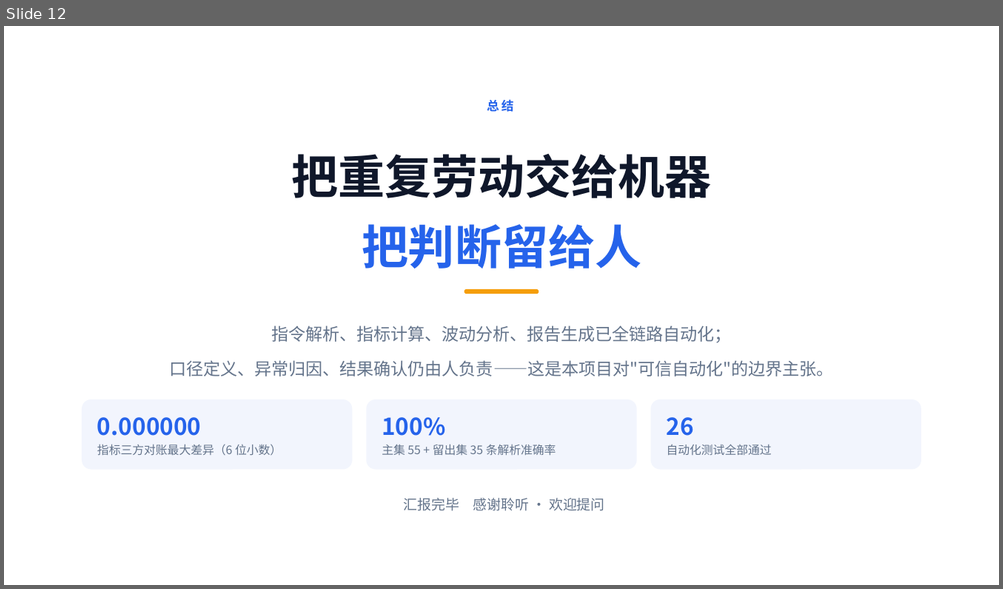
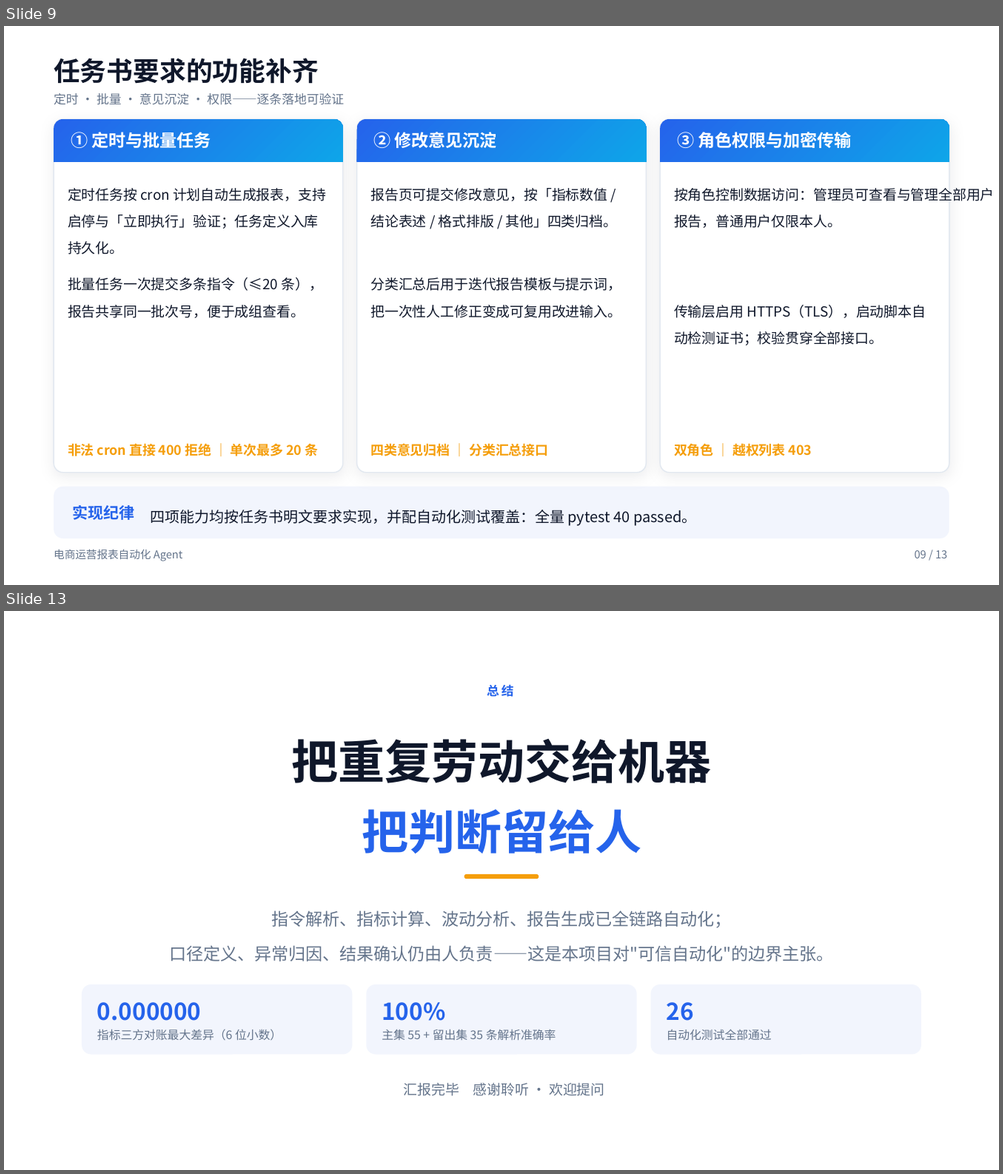
Before and after one commit to KakA82888/dev_master, a slide deck: deliver/电商运营报表自动化Agent/03.ppt/电商运营报表自动化Agent.pptx. Shown one above the other, each under a label of ours: slide 12 before the commit, slides 9 and 13 after it; the slides between them are not shown. The pictures are 1003x589 and 1003x1174 pixels, drawn with LibreOffice and Linux fonts; fonts in the diff are those of the drawing. Boxes give left, top, right and bottom in pixels: in the first picture for what was removed or moved away, otherwise in the second. Text is boxed around its words. In the diff, an @@ line names an element or a change of style, - is before the commit and + after.

Commit message:
docs(PPT): 汇报 PPT 更新至 13 页，补齐本轮新增能力
P05 技术栈：服务接口层补「JWT 与角色权限（admin/user）｜ HTTPS 加密传输 ｜ 定时调度（APScheduler）」，数据处理层补「批量任务」

新增 P09「任务书要求的功能补齐」：深拷贝 P08 三卡版式（沿用配色/圆角/阴影/坐标），内容为 ①定时与批量任务 ②修改意见沉淀 ③角色权限与加密传输

P10 实测结果：自动化测试数 26 → 40；全篇页码重排为 NN / 13

实现要点：先验证每个形状的全部 run 样式一致，再把新文本写入 runs[0] 并删除其余 run，从而在保留字号/颜色/加粗的前提下替换文本

踩坑修复：v1 误用「过滤后位置索引」定位形状导致错位一位、并覆盖了新页页码形状；改为形状真实下标后从备份重跑（备份见 .workbuddy/tmp/ppt_backup_20260915.pptx）

源文档同步：DESIGN.md 页码规则与页面映射表 12→13 行、STORY.md 时长页数（工作目录，不入库）

```diff
--- a/deliver/电商运营报表自动化Agent/03.ppt/电商运营报表自动化Agent.pptx
+++ b/deliver/电商运营报表自动化Agent/03.ppt/电商运营报表自动化Agent.pptx
@@ slide 9 added at [4, 26, 999, 585], background #FFFFFF @@
@@ text added at [54, 58, 318, 84], 25.5 pt, text #0F172A, bold @@
+任务书要求的功能补齐
@@ text added at [54, 93, 344, 105], 12 pt, text #64748B @@
+定时 · 批量 · 意见沉淀 · 权限——逐条落地可验证
@@ rounded rectangle added at [54, 119, 344, 473], fill #FFFFFF, outline #E2E8F0 1 pt @@
@@ freeform shape added at [54, 119, 344, 162], fill gradient #2563EB to #0EA5E9 @@
@@ text added at [71, 132, 210, 148], 16.5 pt, text #FFFFFF, bold @@
+① 定时与批量任务
@@ rounded rectangle added at [357, 119, 646, 473], fill #FFFFFF, outline #E2E8F0 1 pt @@
@@ freeform shape added at [357, 119, 646, 162], fill gradient #2563EB to #0EA5E9 @@
@@ text added at [374, 132, 497, 148], 16.5 pt, text #FFFFFF, bold @@
+② 修改意见沉淀
@@ rounded rectangle added at [660, 119, 949, 473], fill #FFFFFF, outline #E2E8F0 1 pt @@
@@ freeform shape added at [660, 119, 949, 162], fill gradient #2563EB to #0EA5E9 @@
@@ text added at [677, 132, 851, 148], 16.5 pt, text #FFFFFF, bold @@
+③ 角色权限与加密传输
@@ text added at [68, 188, 326, 255], 13.5 pt, text #0F172A @@
+定时任务按 cron 计划自动生成报表，支持启停与「立即执行」验证；任务定义入库持久化。
@@ text added at [371, 188, 617, 228], 13.5 pt, text #0F172A @@
+报告页可提交修改意见，按「指标数值 / 结论表述 / 格式排版 / 其他」四类归档。
@@ text added at [674, 188, 994, 228], 13.5 pt, text #0F172A @@
+按角色控制数据访问：管理员可查看与管理全部用户报告，普通用户仅限本人。
@@ text added at [68, 278, 324, 318], 13.5 pt, text #0F172A @@
+批量任务一次提交多条指令（≤20 条），报告共享同一批次号，便于成组查看。
@@ text added at [371, 278, 622, 318], 13.5 pt, text #0F172A @@
+分类汇总后用于迭代报告模板与提示词，把一次性人工修正变成可复用改进输入。
@@ text added at [674, 305, 925, 346], 13.5 pt, text #0F172A @@
+传输层启用 HTTPS（TLS），启动脚本自动检测证书；校验贯穿全部接口。
@@ text added at [68, 443, 318, 457], 12.8 pt, text #F59E0B, bold @@
+非法 cron 直接 400 拒绝 ｜ 单次最多 20 条
@@ text added at [371, 443, 548, 457], 12.8 pt, text #F59E0B, bold @@
+四类意见归档 ｜ 分类汇总接口
@@ text added at [674, 443, 812, 457], 12.8 pt, text #F59E0B, bold @@
+双角色 ｜ 越权列表 403
@@ rounded rectangle added at [54, 487, 949, 540], fill #2563EB at 6% opacity @@
@@ text added at [72, 506, 134, 520], 15 pt, text #2563EB, bold @@
+实现纪律
@@ text added at [150, 510, 697, 526], 14.2 pt, text #0F172A @@
+四项能力均按任务书明文要求实现，并配自动化测试覆盖：全量 pytest 40 passed。
@@ text added at [54, 549, 182, 562], 10.5 pt, text #64748B @@
+电商运营报表自动化 Agent
@@ text added at [914, 551, 947, 559], 10.5 pt, text #64748B @@
+09 / 13
@@ what was slide 12 is now slide 13 @@
```
Also in this commit, not shown: 10 slides changed, 2 other files.
